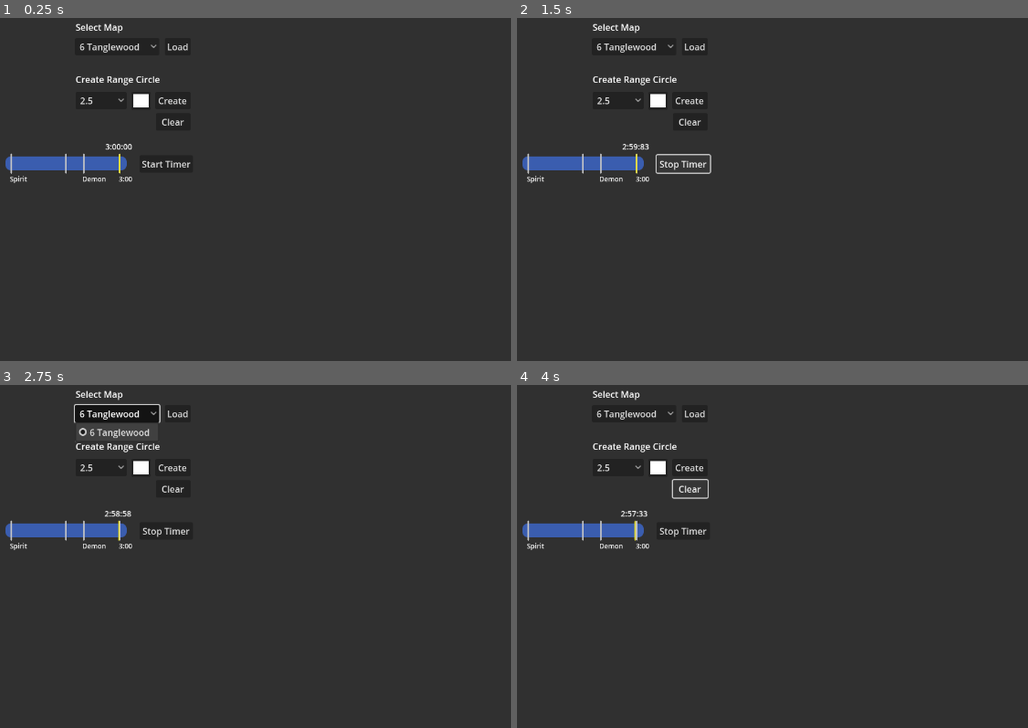
Above: before the commit, frames 1-4 (two rows, left to right).
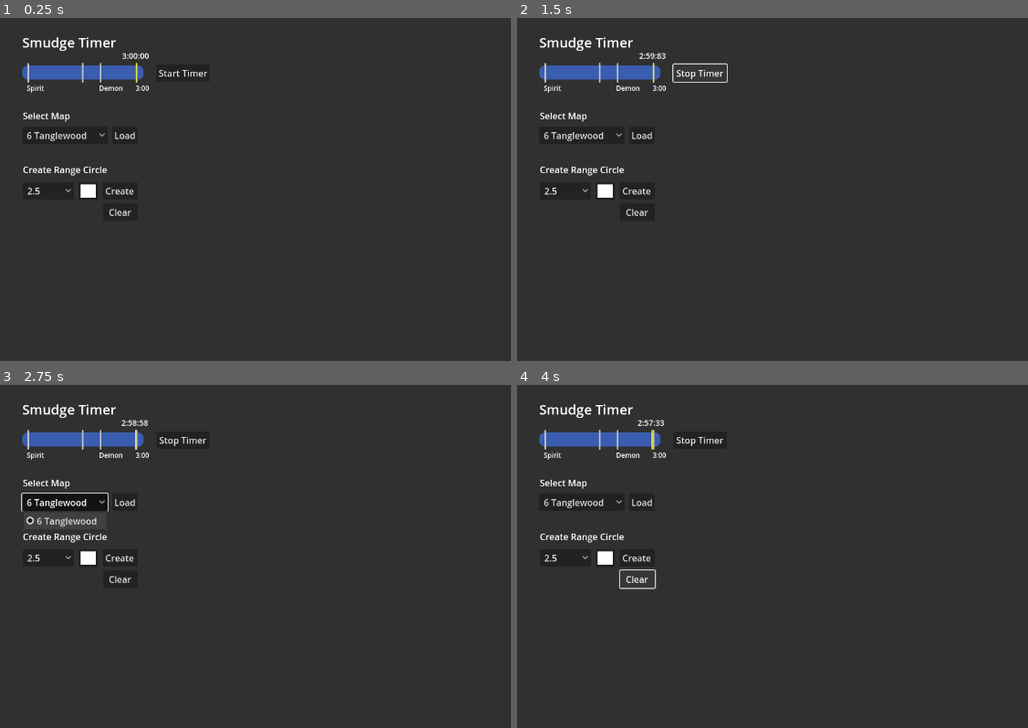
Above: after the commit, the same moments.

Repository: Mayfieldtechnologies/Phasmophobia_Utility
Game: Godot game, scene res://Scenes/UI_Scenes/main.tscn
Same seed, same stepped clock (60 frames per second), same inputs: the game is played once before the commit and once after it.
Inputs:
- Up to frame 1 (0.25 s): no input
- Up to frame 2 (1.5 s): click "2.5" at 0.5 s; click "Start Timer" at 1.25 s
- Up to frame 3 (2.75 s): click "6 Tanglewood" at 2 s
- Up to frame 4 (4 s): click "Create" at 2.75 s; click "Clear" at 3.5 s

The runs differ from the first frame. In frame 1, 4.0% of the frame differs, in the area x 1-41%, y 1-58%; in frame 2, 4.3%; in frame 3, 5.6%; in frame 4, 4.3%.

Commit message:
Timer gui update

Diff:
--- a/Scenes/Distance_Scenes/2.5m.tscn
+++ b/Scenes/Distance_Scenes/2.5m.tscn
@@ -4,7 +4,7 @@
 [ext_resource type="Texture2D" uid="uid://bfxmvi5he255j" path="res://Distances/2.5m.png" id="2_l8cpl"]
 
 [sub_resource type="CircleShape2D" id="CircleShape2D_43v1g"]
-radius = 125.016
+radius = 34.5254
 
 [node name="2_5m" type="Node2D" groups=["Circle"]]
 z_index = 3
--- /dev/null
+++ b/Scenes/UI_Scenes/Timer.gdshader
@@ -0,0 +1,13 @@
+shader_type canvas_item;
+
+void vertex() {
+	// Called for every vertex the material is visible on.
+}
+
+void fragment() {
+	// Called for every pixel the material is visible on.
+}
+
+void light() {
+	// Called for every pixel for every light affecting the CanvasItem.
+}
--- a/Scenes/UI_Scenes/Timer.tscn
+++ b/Scenes/UI_Scenes/Timer.tscn
@@ -1,10 +1,13 @@
-[gd_scene load_steps=6 format=3 uid="uid://u656in1y4mvu"]
+[gd_scene load_steps=7 format=3 uid="uid://u656in1y4mvu"]
 
 [ext_resource type="Script" path="res://Scenes/UI_Scenes/Scripts/Timer_new.gd" id="1_dpvdl"]
 [ext_resource type="Texture2D" uid="uid://cpg80k1507rv" path="res://Scenes/UI_Scenes/Sprites/TimeBar.png" id="1_flyxk"]
 [ext_resource type="Texture2D" uid="uid://cqkqppycqfmdj" path="res://Scenes/UI_Scenes/Sprites/TimeIndicator.png" id="2_7agcf"]
 [ext_resource type="Script" path="res://Scenes/UI_Scenes/StartButton.gd" id="3_6dh53"]
 [ext_resource type="Texture2D" uid="uid://bw7pr5640layh" path="res://Scenes/UI_Scenes/Sprites/TimePlaceholder.png" id="3_rfde4"]
+
+[sub_resource type="LabelSettings" id="LabelSettings_2vvqo"]
+font_size = 24
 
 [node name="CountdownTimer" type="Control"]
 layout_mode = 3
@@ -15,12 +18,19 @@
 grow_vertical = 2
 script = ExtResource("1_dpvdl")
 
+[node name="SmudgeTimerHeader" type="Label" parent="."]
+layout_mode = 0
+offset_right = 167.0
+offset_bottom = 34.0
+text = "Smudge Timer"
+label_settings = SubResource("LabelSettings_2vvqo")
+
 [node name="TimeBar" type="Sprite2D" parent="."]
-position = Vector2(130, 45)
+position = Vector2(116, 70)
 texture = ExtResource("1_flyxk")
 
 [node name="NodeTimeIndicator" type="Node2D" parent="."]
-position = Vector2(218, 45)
+position = Vector2(204, 70)
 
 [node name="TimeIndicator" type="Sprite2D" parent="NodeTimeIndicator"]
 z_index = 2
@@ -38,81 +48,82 @@
 
 [node name="BeginPlaceholder" type="Sprite2D" parent="."]
 z_index = 1
-position = Vector2(218, 45)
+position = Vector2(204, 70)
 scale = Vector2(0.325, 1)
 texture = ExtResource("3_rfde4")
 
 [node name="DemonPlaceholder" type="Sprite2D" parent="."]
 z_index = 1
-position = Vector2(154.064, 45)
+position = Vector2(140.064, 70)
 scale = Vector2(0.325, 1)
 texture = ExtResource("3_rfde4")
 
 [node name="StandardPlaceholder" type="Sprite2D" parent="."]
 z_index = 1
-position = Vector2(122.096, 45)
+position = Vector2(108.096, 70)
 scale = Vector2(0.325, 1)
 texture = ExtResource("3_rfde4")
 
 [node name="SpiritPlaceholder" type="Sprite2D" parent="."]
 z_index = 1
-position = Vector2(25, 45)
+position = Vector2(11, 70)
 scale = Vector2(0.325, 1)
 texture = ExtResource("3_rfde4")
 
 [node name="3Min" type="RichTextLabel" parent="."]
 layout_mode = 0
-offset_left = 216.0
-offset_top = 65.0
-offset_right = 256.0
-offset_bottom = 89.0
+offset_left = 202.0
+offset_top = 90.0
+offset_right = 242.0
+offset_bottom = 114.0
 theme_override_font_sizes/normal_font_size = 12
 text = "3:00"
 
 [node name="Demon - 2Min" type="RichTextLabel" parent="."]
 layout_mode = 0
-offset_left = 151.0
-offset_top = 65.0
-offset_right = 195.0
-offset_bottom = 82.0
+offset_left = 137.0
+offset_top = 90.0
+offset_right = 181.0
+offset_bottom = 107.0
 theme_override_font_sizes/normal_font_size = 12
 text = "Demon"
 autowrap_mode = 0
 
 [node name="Spirit - 0Min" type="RichTextLabel" parent="."]
 layout_mode = 0
-offset_left = 22.0
-offset_top = 65.0
-offset_right = 54.0
-offset_bottom = 82.0
+offset_left = 8.0
+offset_top = 90.0
+offset_right = 40.0
+offset_bottom = 107.0
 theme_override_font_sizes/normal_font_size = 12
 text = "Spirit"
 autowrap_mode = 0
 
 [node name="GhostTimerEnded" type="RichTextLabel" parent="."]
 layout_mode = 0
-offset_left = 15.0
-offset_top = 88.0
-offset_right = 349.0
-offset_bottom = 117.0
+offset_left = 1.0
+offset_top = 113.0
+offset_right = 335.0
+offset_bottom = 142.0
 theme_override_font_sizes/normal_font_size = 20
 autowrap_mode = 0
 
 [node name="StartButton" type="Button" parent="."]
 layout_mode = 0
-offset_left = 253.0
-offset_top = 31.0
-offset_right = 348.0
-offset_bottom = 62.0
+offset_left = 239.0
+offset_top = 56.0
+offset_right = 334.0
+offset_bottom = 87.0
 text = "Start Timer"
 script = ExtResource("3_6dh53")
-
-[node name="TimerAudio" type="AudioStreamPlayer2D" parent="."]
-volume_db = 10.0
 
 [node name="timerCountdown" type="Timer" parent="."]
 wait_time = 180.0
 one_shot = true
 
+[node name="TimerAudio" type="AudioStreamPlayer2D" parent="."]
+position = Vector2(-14, 25)
+volume_db = 10.0
+
 [connection signal="pressed" from="StartButton" to="." method="_on_button_pressed"]
 [connection signal="timeout" from="timerCountdown" to="." method="_on_timer_timeout"]
--- a/Scenes/UI_Scenes/main.tscn
+++ b/Scenes/UI_Scenes/main.tscn
@@ -13,37 +13,40 @@
 [node name="MapSelect" type="Node" parent="."]
 
 [node name="MapDropdownButton" type="OptionButton" parent="MapSelect"]
-offset_left = 158.0
-offset_top = 65.0
-offset_right = 308.0
-offset_bottom = 96.0
+offset_left = 64.0
+offset_top = 223.0
+offset_right = 216.0
+offset_bottom = 254.0
 item_count = 1
 selected = 0
 popup/item_0/text = "6 Tanglewood"
 popup/item_0/id = 0
+metadata/_edit_use_anchors_ = true
 
 [node name="MapLoad" type="Button" parent="MapSelect"]
-offset_left = 318.0
-offset_top = 65.0
-offset_right = 364.0
-offset_bottom = 96.0
+offset_left = 224.0
+offset_top = 223.0
+offset_right = 270.0
+offset_bottom = 254.0
 text = "Load"
 script = ExtResource("1_hxip5")
+metadata/_edit_use_anchors_ = true
 
 [node name="MapSelectHeader" type="RichTextLabel" parent="MapSelect"]
-offset_left = 159.0
-offset_top = 34.0
-offset_right = 253.0
-offset_bottom = 61.0
+offset_left = 65.0
+offset_top = 192.0
+offset_right = 159.0
+offset_bottom = 219.0
 text = "Select Map"
+metadata/_edit_use_anchors_ = true
 
 [node name="RangeSelect" type="Node" parent="."]
 
 [node name="RangeDropdown" type="OptionButton" parent="RangeSelect"]
-offset_left = 159.0
-offset_top = 161.0
-offset_right = 250.0
-offset_bottom = 192.0
+offset_left = 65.0
+offset_top = 322.0
+offset_right = 156.0
+offset_bottom = 353.0
 item_count = 10
 selected = 0
 popup/item_0/text = "2.5"
@@ -66,36 +69,41 @@
 popup/item_8/id = 8
 popup/item_9/text = "15"
 popup/item_9/id = 9
+metadata/_edit_use_anchors_ = true
 
 [node name="RangeCreate" type="Button" parent="RangeSelect"]
-offset_left = 301.0
-offset_top = 161.0
-offset_right = 364.0
-offset_bottom = 192.0
+offset_left = 207.0
+offset_top = 322.0
+offset_right = 270.0
+offset_bottom = 353.0
 text = "Create"
 script = ExtResource("3_0a2ed")
+metadata/_edit_use_anchors_ = true
 
 [node name="RangeSelectHeader" type="RichTextLabel" parent="RangeSelect"]
-offset_left = 159.0
-offset_top = 127.0
-offset_right = 315.0
-offset_bottom = 155.0
+offset_left = 65.0
+offset_top = 288.0
+offset_right = 221.0
+offset_bottom = 316.0
 text = "Create Range Circle"
+metadata/_edit_use_anchors_ = true
 
 [node name="RangeColor" type="ColorPickerButton" parent="RangeSelect"]
-offset_left = 258.0
-offset_top = 161.0
-offset_right = 293.0
-offset_bottom = 193.0
+offset_left = 164.0
+offset_top = 322.0
+offset_right = 199.0
+offset_bottom = 354.0
 color = Color(1, 1, 1, 1)
+metadata/_edit_use_anchors_ = true
 
 [node name="RangeClear" type="Button" parent="RangeSelect"]
-offset_left = 302.0
-offset_top = 199.0
-offset_right = 364.0
-offset_bottom = 230.0
+offset_left = 208.0
+offset_top = 360.0
+offset_right = 270.0
+offset_bottom = 391.0
 text = "Clear"
 script = ExtResource("3_ccbbd")
+metadata/_edit_use_anchors_ = true
 
 [node name="Current" type="Node" parent="."]
 
@@ -111,10 +119,10 @@
 metadata/_edit_lock_ = true
 
 [node name="CountdownTimer" parent="." instance=ExtResource("6_3hylg")]
-offset_left = 20.0
-offset_top = 243.0
-offset_right = 20.0
-offset_bottom = 243.0
+offset_left = 64.0
+offset_top = 56.0
+offset_right = 64.0
+offset_bottom = 56.0
 
 [node name="locMapSpawn" type="Node" parent="."]
 metadata/global_position = Vector2(800, 500)
--- a/project.godot
+++ b/project.godot
@@ -20,7 +20,6 @@
 
 window/size/viewport_width=1300
 window/size/viewport_height=1080
-window/stretch/mode="viewport"
 
 [dotnet]
 
